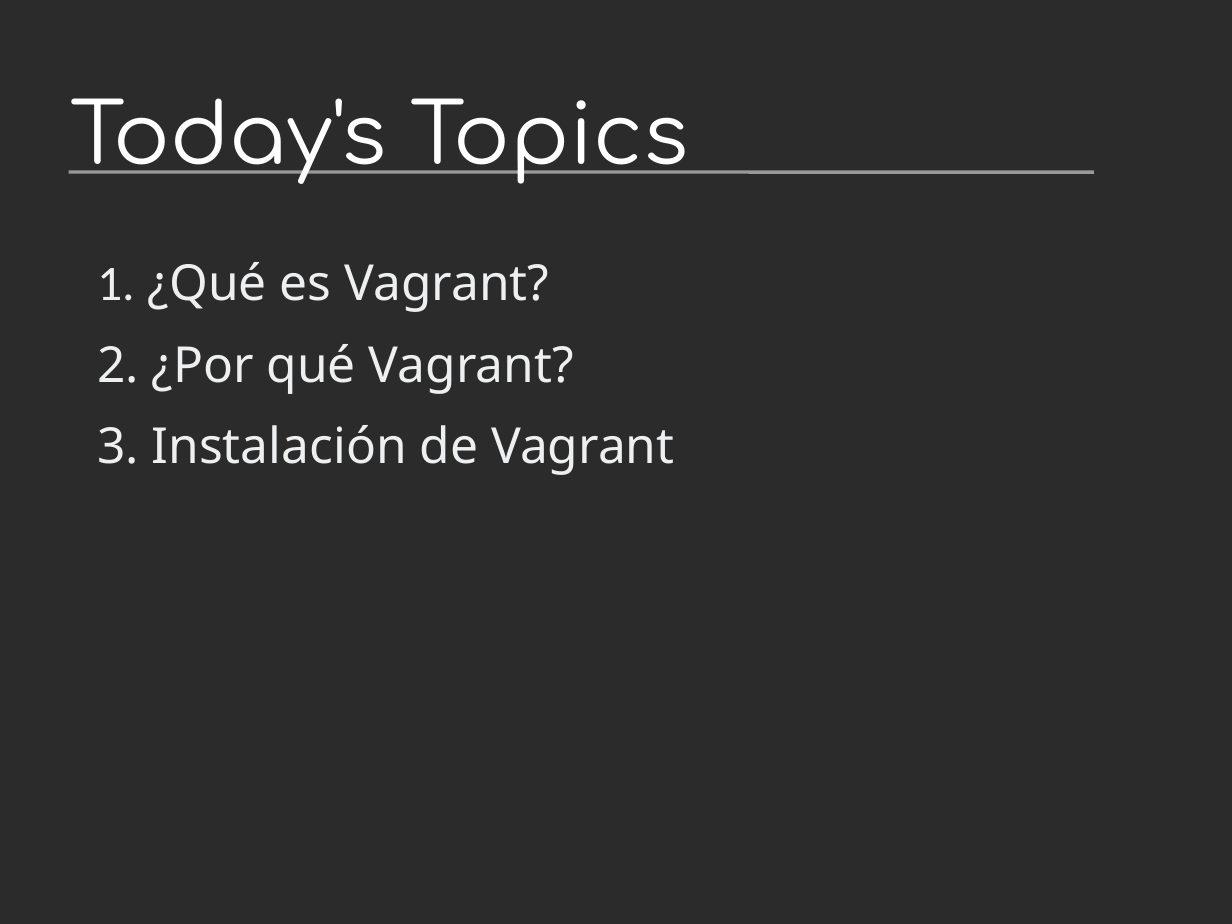
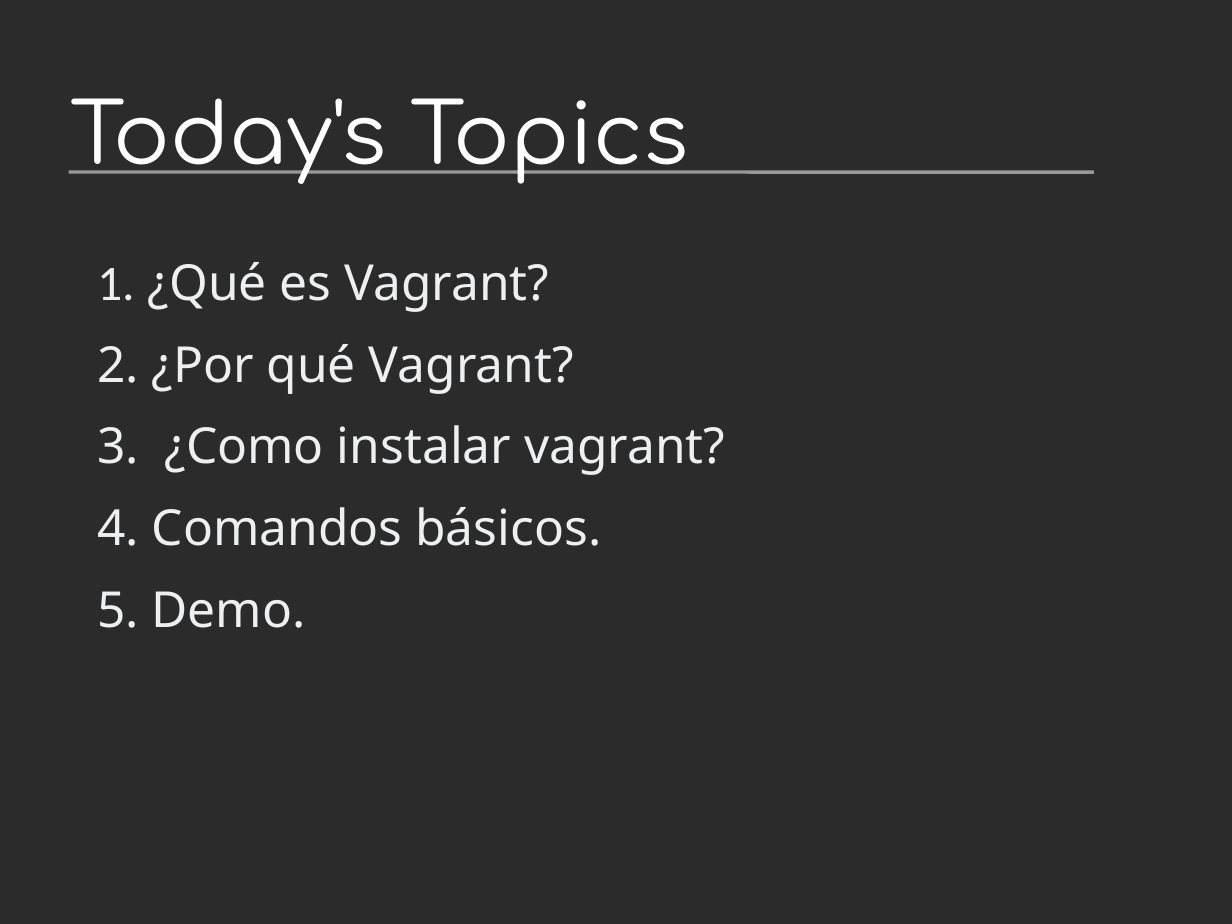
Before and after one commit to arielb2/vagrant, a slide deck: slide 2 of presentation/vagrant.odp. Drawn at 1232x924 pixels with LibreOffice and Linux fonts; fonts in the diff are those of the drawing; background and template pictures are left out; a plain dark background stands for a picture behind light text. Boxes give left, top, right and bottom in pixels: in the first picture for what was removed or moved away, otherwise in the second. Text is boxed around its words. In the diff, an @@ line names an element or a change of style, - is before the commit and + after.

```diff
--- a/presentation/vagrant.odp
+++ b/presentation/vagrant.odp
@@ text at [152, 425, 725, 628]: text changed @@
-3. Instalación de Vagrant
+3. ¿Como instalar vagrant?
+4. Comandos básicos.
+5. Demo.
```
Also in this commit, not shown: 3 other slides changed, 1 slide added, 1 slide removed.
